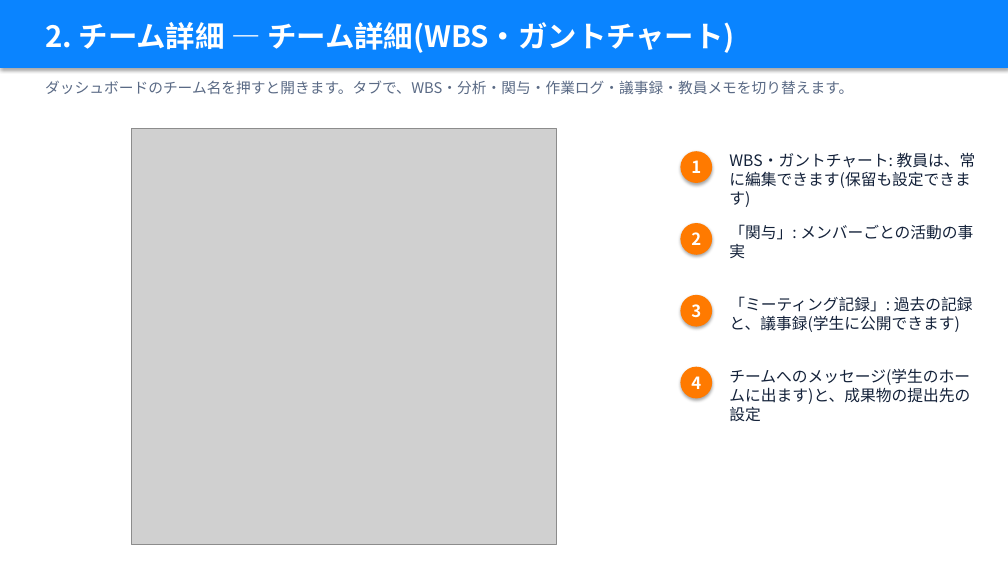
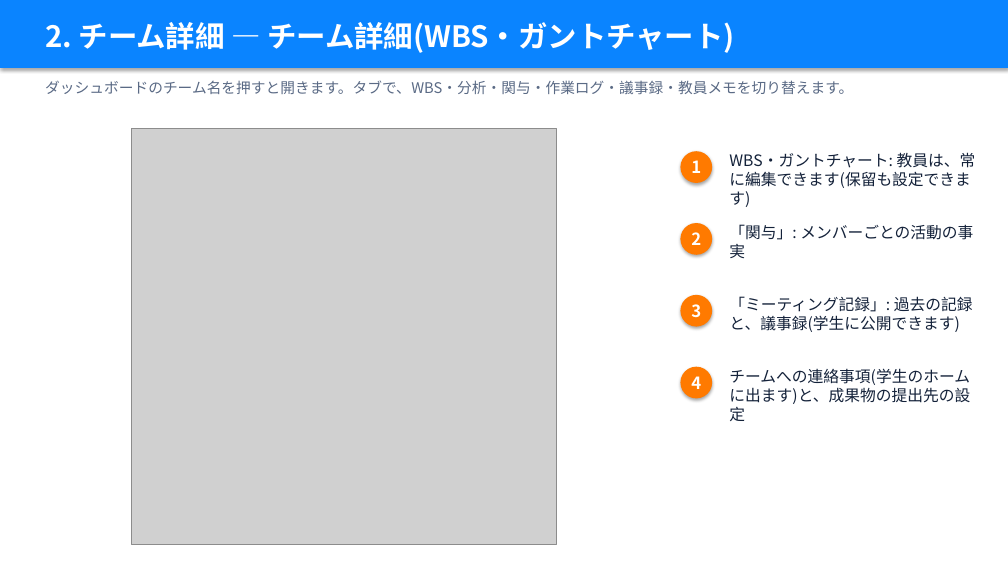
Before and after one commit to takky416-byte/sotsuken_pj_management, a slide deck: slide 6 of docs/manual/卒研PJ管理_説明資料_教員編.pptx. Drawn at 1008x567 pixels with LibreOffice and Linux fonts; fonts in the diff are those of the drawing; grey boxes stand for pictures. Boxes give left, top, right and bottom in pixels: in the first picture for what was removed or moved away, otherwise in the second. Text is boxed around its words. In the diff, an @@ line names an element or a change of style, - is before the commit and + after.

```diff
--- a/docs/manual/卒研PJ管理_説明資料_教員編.pptx
+++ b/docs/manual/卒研PJ管理_説明資料_教員編.pptx
@@ text at box(729, 368, 970, 421): text changed @@
-チームへのメッセージ(学生のホームに出ます)と、成果物の提出先の設定
+チームへの連絡事項(学生のホームに出ます)と、成果物の提出先の設定
```
Also in this commit, not shown: 6 other slides changed, 19 other files.
